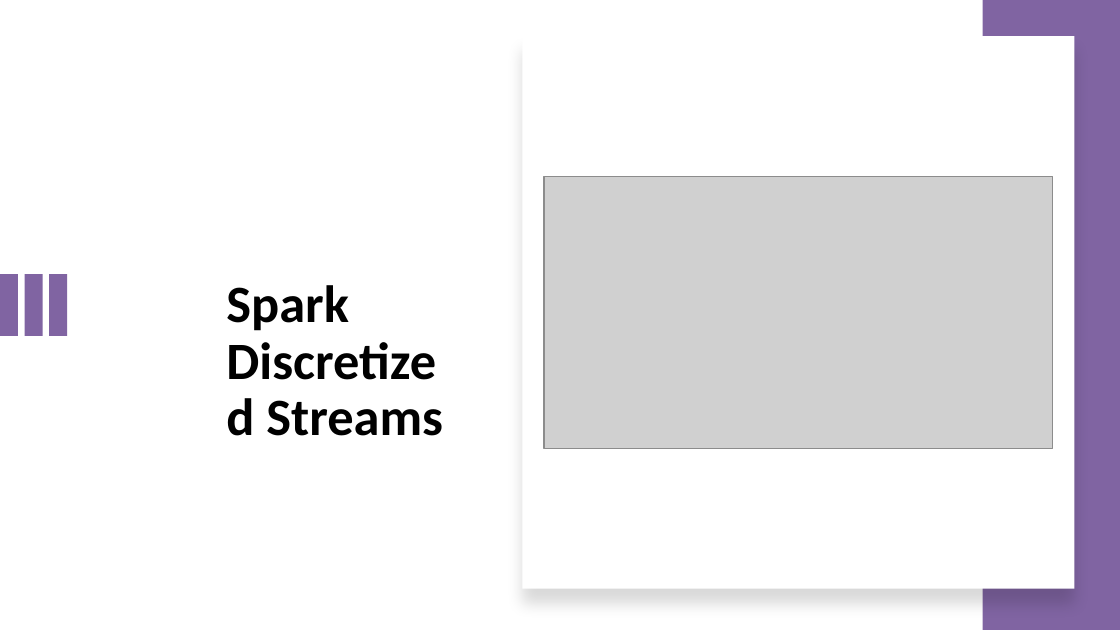
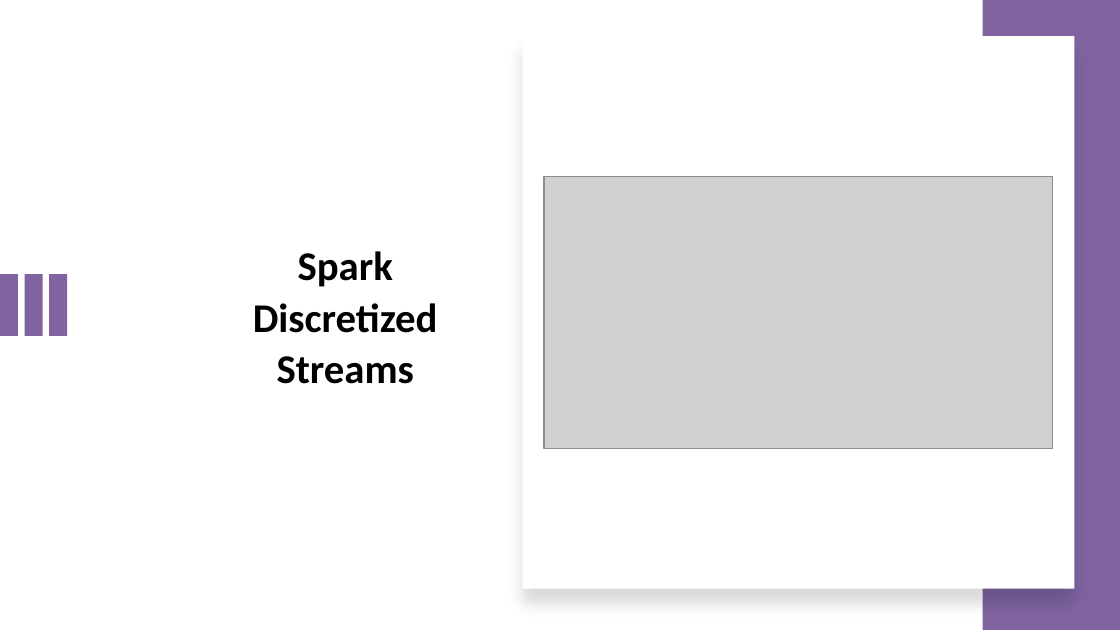
Before and after one commit to zhangyu027/UCI_Hadoop_Apache_Airflow, a slide deck: slide 25 of 02_Slides/M6_SparkSQL.pptx. Drawn at 1120x630 pixels with LibreOffice and Linux fonts; fonts in the diff are those of the drawing; grey boxes stand for pictures. Boxes give left, top, right and bottom in pixels: in the first picture for what was removed or moved away, otherwise in the second. Text is boxed around its words. In the diff, an @@ line names an element or a change of style, - is before the commit and + after.

```diff
--- a/02_Slides/M6_SparkSQL.pptx
+++ b/02_Slides/M6_SparkSQL.pptx
@@ title "Spark Discretized Streams" moved from (x1=226, y1=285, x2=443, y2=436) to (x1=253, y1=251, x2=438, y2=384) @@
@@ title "Spark Discretized Streams" at (x1=253, y1=251, x2=438, y2=384): size 36 to 28 pt; alignment left to centre; line spacing 0.9 to 1.05; more space between paragraphs; vertical alignment top to middle @@
```
Also in this commit, not shown: 25 other slides changed, 3 other files.
